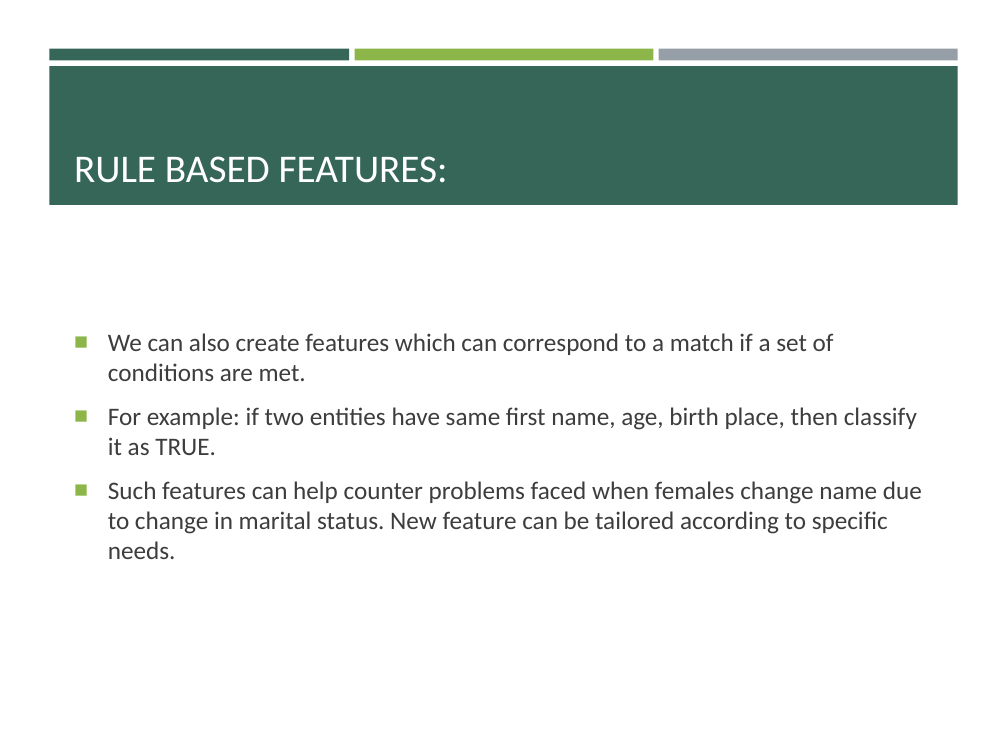
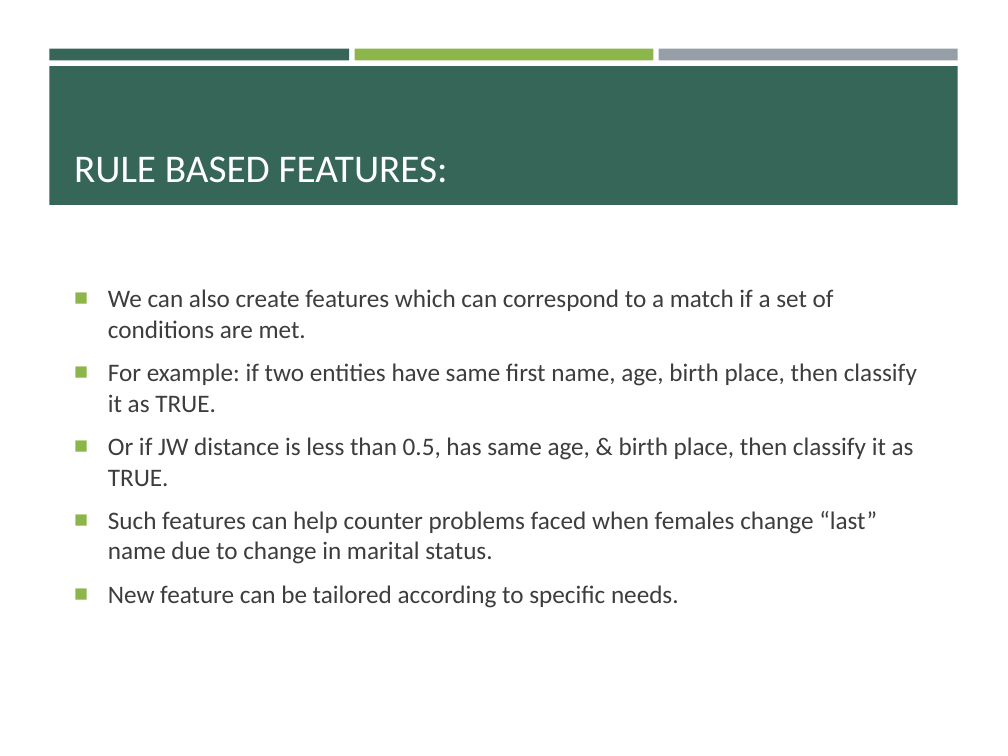
Before and after one commit to pulkitjain1004/autoRL, a slide deck: slide 10 of Record_Linkage.pptx (slide 9 before the commit). Drawn at 1008x756 pixels with LibreOffice and Linux fonts; fonts in the diff are those of the drawing. Boxes give left, top, right and bottom in pixels: in the first picture for what was removed or moved away, otherwise in the second. Text is boxed around its words. In the diff, an @@ line names an element or a change of style, - is before the commit and + after.

```diff
--- a/Record_Linkage.pptx
+++ b/Record_Linkage.pptx
@@ text at box(108, 437, 914, 608): text changed @@
-■ Such features can help counter problems faced when females change name due to change in marital status. New feature can be tailored according to specific needs.
+■ Or if JW distance is less than 0.5, has same age, & birth place, then classify it as TRUE.
+■ Such features can help counter problems faced when females change “last” name due to change in marital status.
+■ New feature can be tailored according to specific needs.
```
Also in this commit, not shown: 13 other slides changed, 1 slide added.
